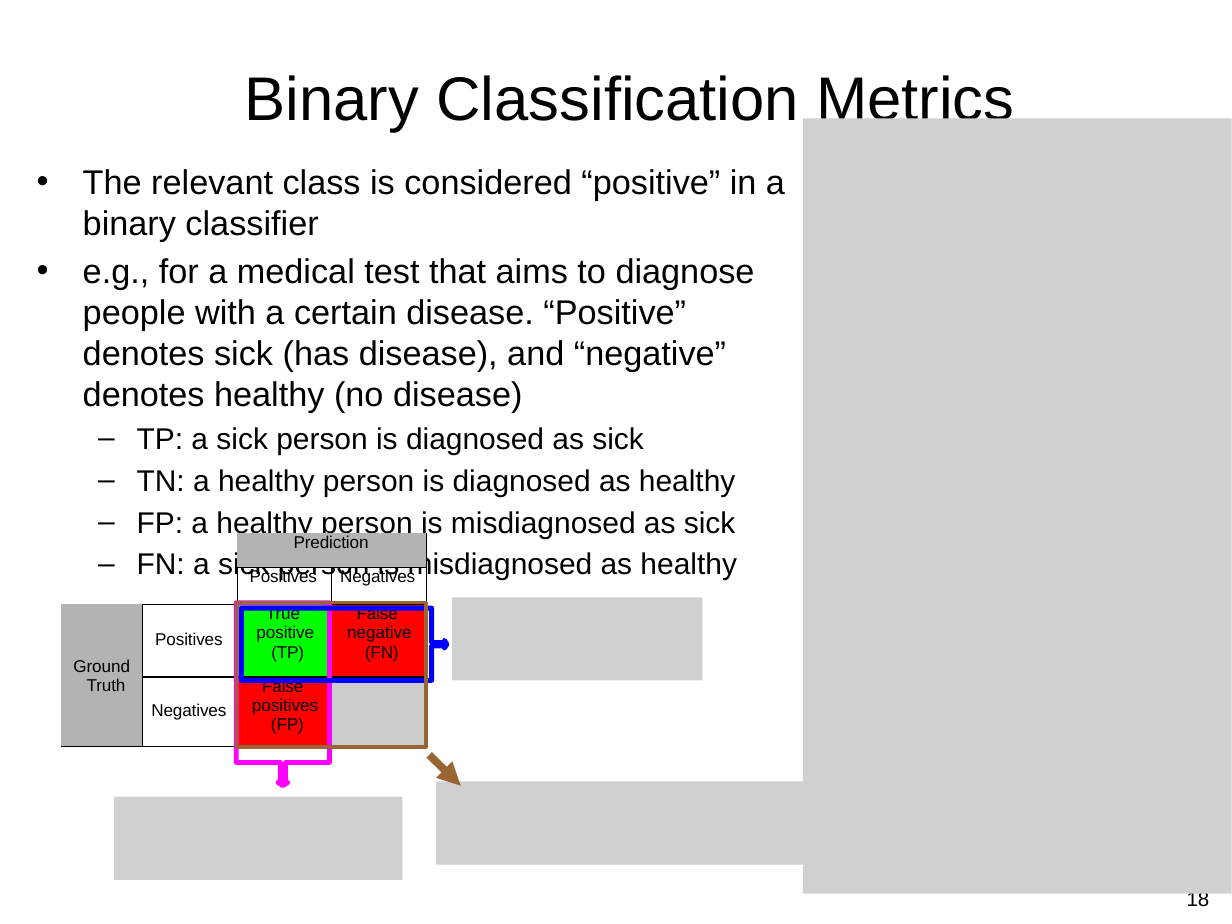
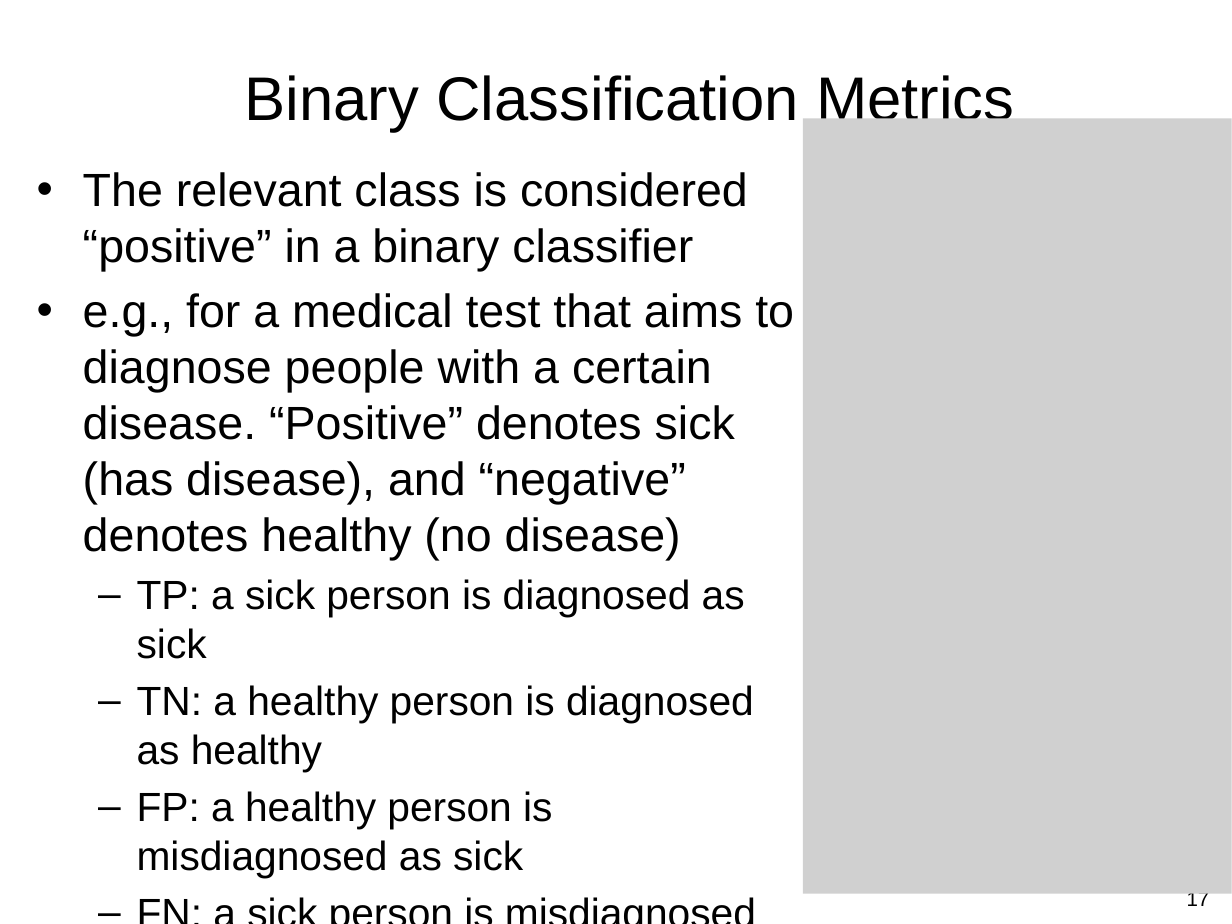
Before and after one commit to guzonghua/saav, a slide deck: slide 17 of PPTs/L3 Intro to ML.pptx (slide 18 before the commit). Drawn at 1232x924 pixels with LibreOffice and Linux fonts; fonts in the diff are those of the drawing; grey boxes stand for pictures. Boxes give left, top, right and bottom in pixels: in the first picture for what was removed or moved away, otherwise in the second. Text is boxed around its words. In the diff, an @@ line names an element or a change of style, - is before the commit and + after.

```diff
--- a/PPTs/L3 Intro to ML.pptx
+++ b/PPTs/L3 Intro to ML.pptx
@@ text "The relevant class is considered ..." at (83, 172, 794, 877): size 20 to 27.2 pt in "The relevant class is considered “positive” in ...", "e.g., for a medical test that aims ..."; size 17.5 to 23.8 pt in "TP: a sick person is diagnosed as ...", "TN: a healthy person is diagnosed as ...", "FP: a healthy person is misdiagnosed as ...", "FN: a sick person is misdiagnosed as ..."; more space between paragraphs @@
@@ table removed at (60, 532, 428, 747), 4 rows, 4 columns @@
- |  | Prediction | 
- |  | Positives | Negatives
-Ground Truth | Positives | True positive (TP) | False negative (FN)
- | Negatives | False positives (FP) | 
@@ picture removed at (452, 598, 702, 680) @@
@@ freeform shape removed at (237, 602, 330, 786) @@
@@ rectangle removed at (237, 602, 426, 747) @@
@@ freeform shape removed at (241, 609, 447, 681) @@
@@ arrow removed from (429, 755) to (461, 786) @@
@@ picture removed at (115, 797, 403, 880) @@
@@ picture removed at (436, 781, 854, 864) @@
@@ page number at (1187, 890, 1210, 906): text changed @@
-18
+17
```
Also in this commit, not shown: 8 other slides changed, 2 slides added, 1 slide removed, 14 other files.
